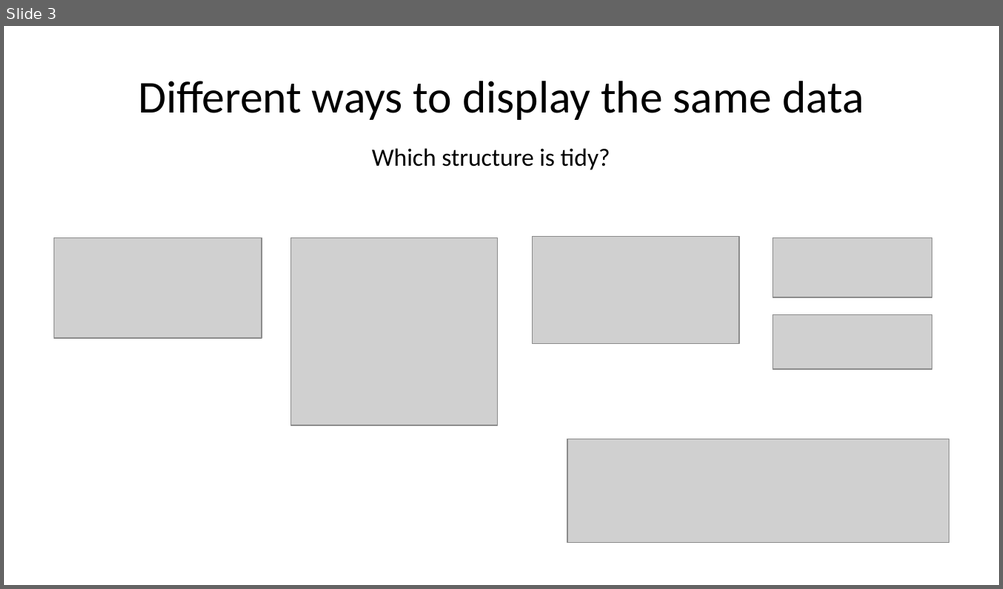
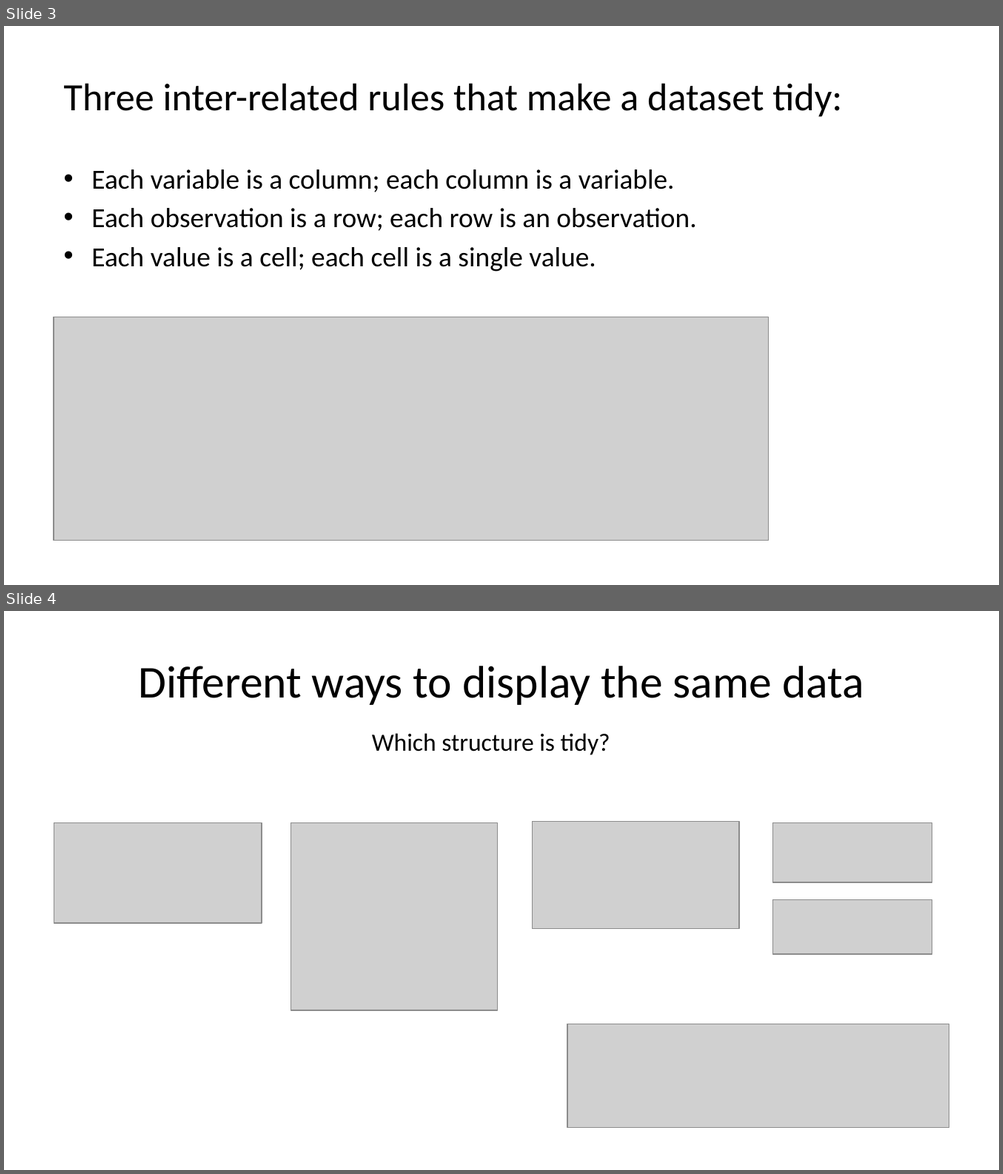
Before and after one commit to nt246/NTRES-6100-data-science, a slide deck: slides/Slides_tidydata.pptx. Shown one above the other, each under a label of ours: slide 3 before the commit, slides 3 and 4 after it. The pictures are 1003x589 and 1003x1174 pixels, drawn with LibreOffice and Linux fonts; fonts in the diff are those of the drawing; grey boxes stand for pictures. Boxes give left, top, right and bottom in pixels: in the first picture for what was removed or moved away, otherwise in the second. Text is boxed around its words. In the diff, an @@ line names an element or a change of style, - is before the commit and + after.

```diff
--- a/slides/Slides_tidydata.pptx
+++ b/slides/Slides_tidydata.pptx
@@ slide 3 added at (x1=4, y1=26, x2=999, y2=585), background #FFFFFF @@
@@ title added at (x1=64, y1=83, x2=842, y2=117), 28 pt, text #000000 @@
+Three inter-related rules that make a dataset tidy:
@@ text added at (x1=91, y1=170, x2=696, y2=272), 20 pt, text #000000 @@
+• Each variable is a column; each column is a variable.
+• Each observation is a row; each row is an observation.
+• Each value is a cell; each cell is a single value.
@@ picture added at (x1=54, y1=318, x2=768, y2=540) @@
@@ what was slide 3 is now slide 4 @@
```
Also in this commit, not shown: 1 slide changed, 4 other slides added, 1 slide removed, 10 other files.
